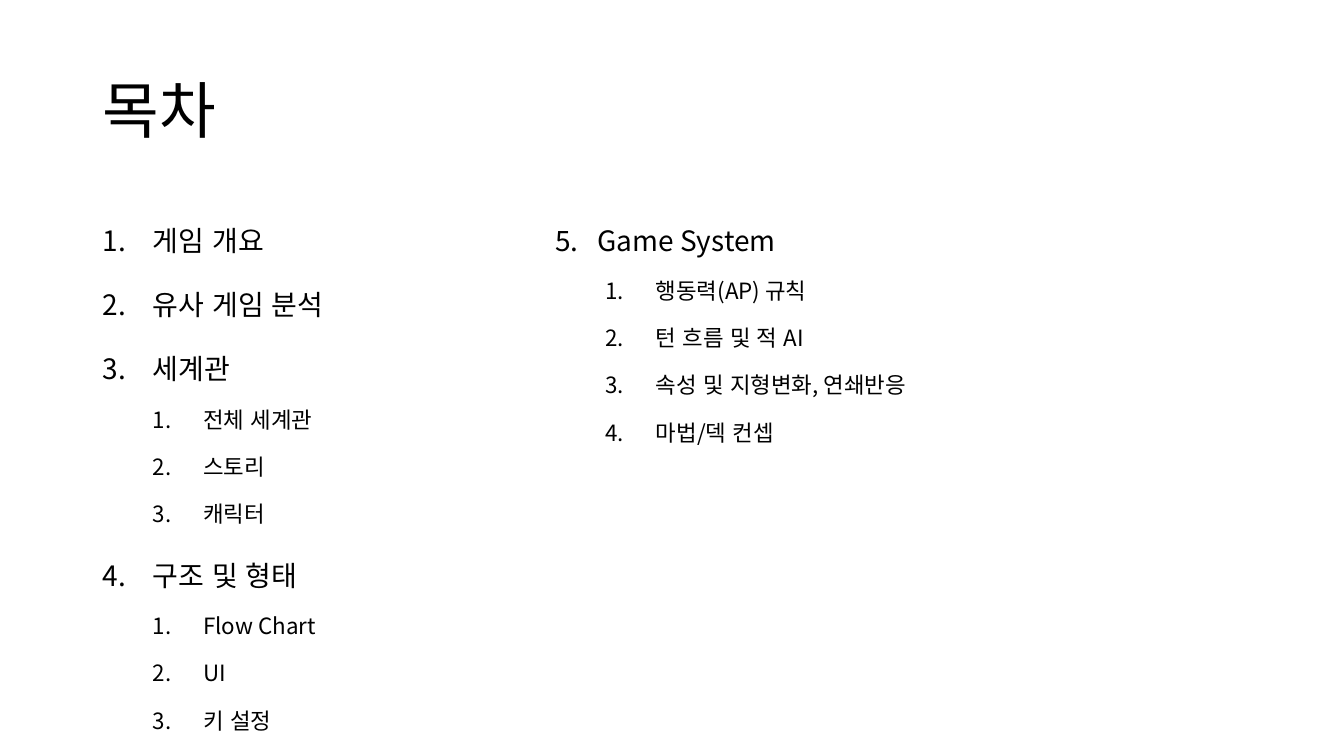
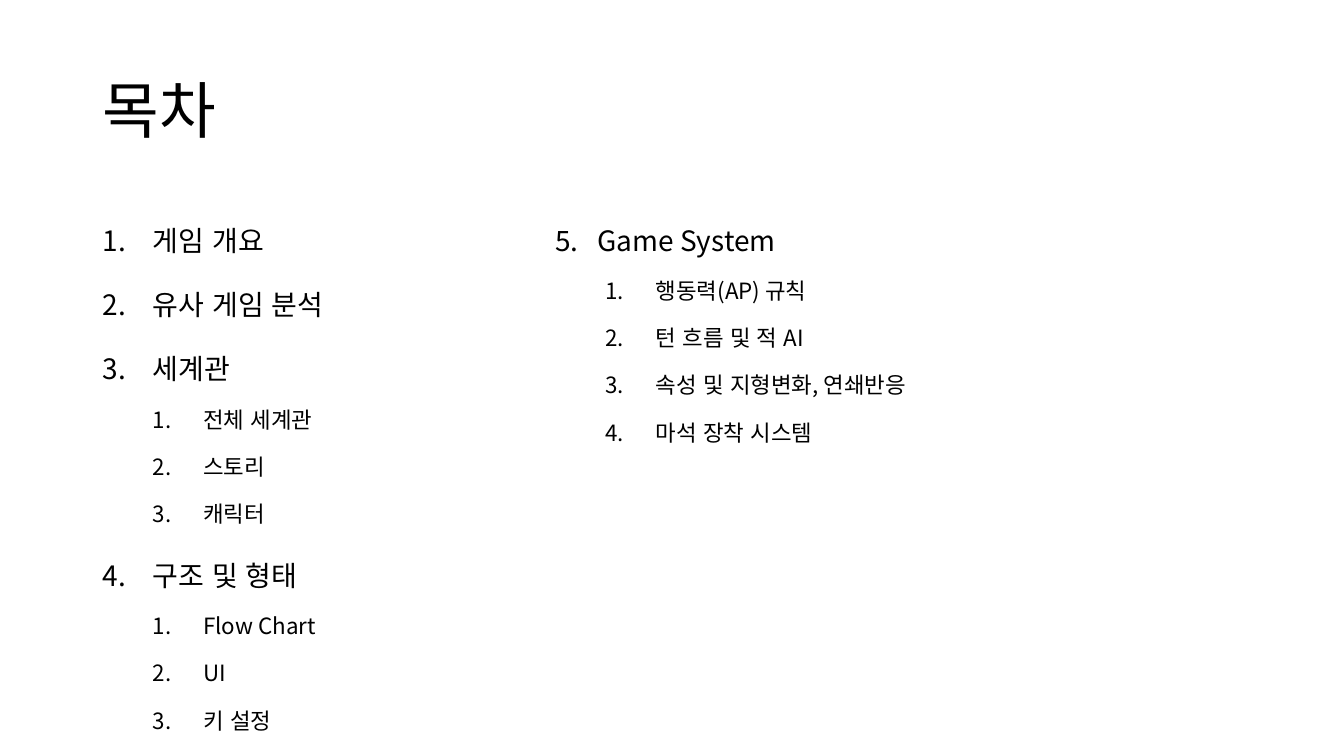
Before and after one commit to CrograNM/Project_Entropy, a slide deck: slide 2 of _문서/_Project Entropy 기획문서.pptx. Drawn at 1344x756 pixels with LibreOffice and Linux fonts; fonts in the diff are those of the drawing. Boxes give left, top, right and bottom in pixels: in the first picture for what was removed or moved away, otherwise in the second. Text is boxed around its words. In the diff, an @@ line names an element or a change of style, - is before the commit and + after.

Commit message:
#기획 : 마석 장착 시스템, 지형 속성 연쇄 반응

```diff
--- a/_문서/_Project Entropy 기획문서.pptx
+++ b/_문서/_Project Entropy 기획문서.pptx
@@ text at (656, 422, 813, 443): text changed @@
-  4. 마법/덱 컨셉
+  4. 마석 장착 시스템
```
Also in this commit, not shown: 4 other slides changed, 1 slide added.
